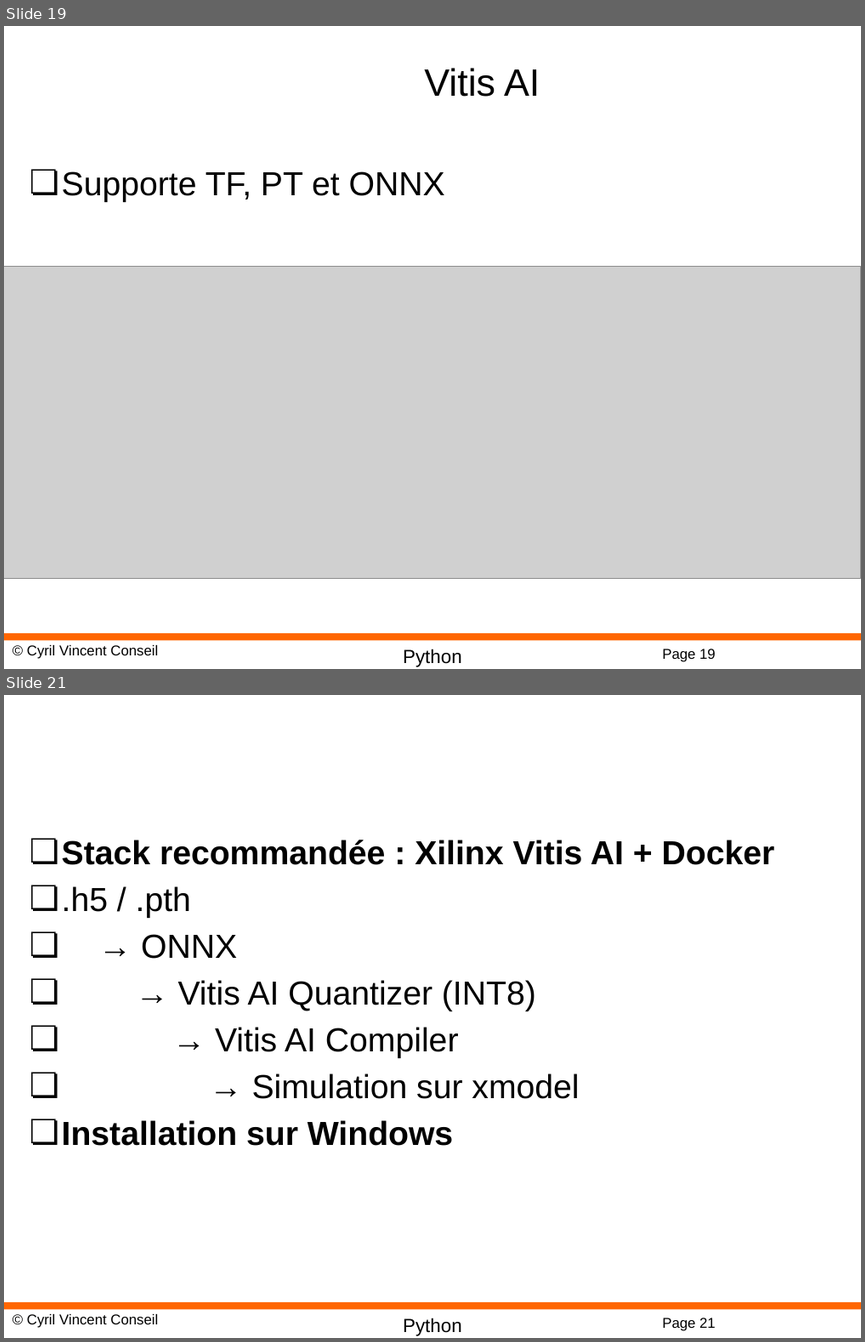
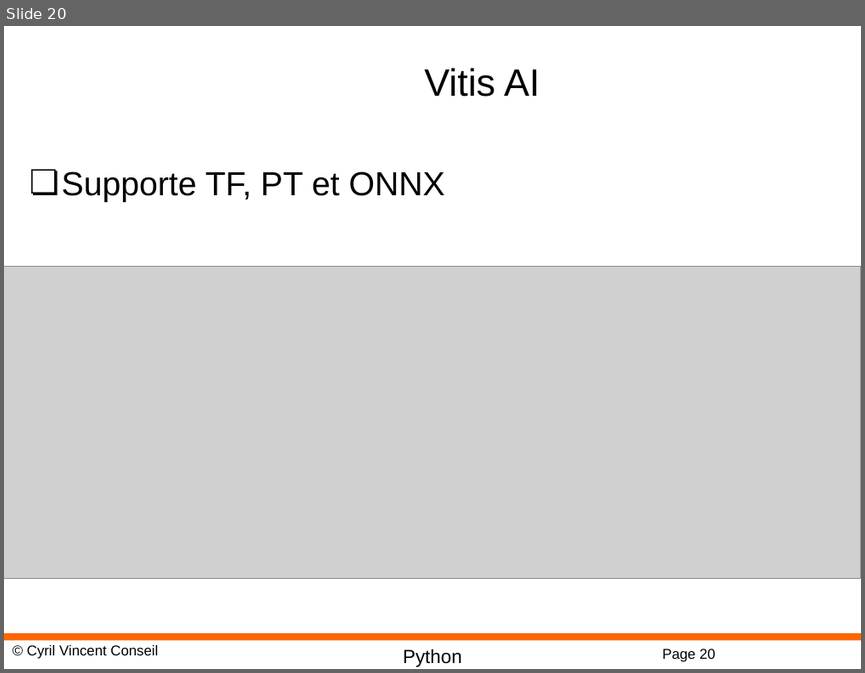
Before and after one commit to cyrilvincent/iot-ai, a slide deck: ppt/IoTAI31-FPGA.pptx. Shown one above the other, each under a label of ours: slides 19 and 21 before the commit, slide 20 after it; the slides between them are not shown. The pictures are 865x1342 and 865x673 pixels, drawn with LibreOffice and Linux fonts; fonts in the diff are those of the drawing; grey boxes stand for pictures; background and template pictures are left out. Boxes give left, top, right and bottom in pixels: in the first picture for what was removed or moved away, otherwise in the second. Text is boxed around its words. In the diff, an @@ line names an element or a change of style, - is before the commit and + after.

Commit message:
vitis

```diff
--- a/ppt/IoTAI31-FPGA.pptx
+++ b/ppt/IoTAI31-FPGA.pptx
@@ slide 21 removed at box(4, 695, 861, 1338), background #FFFFFF; not listed: 4 template elements that a slide beside it also shows @@
@@ text removed at box(62, 839, 775, 1145) @@
-❏ Stack recommandée : Xilinx Vitis AI + Docker
-❏ .h5 / .pth
-❏ → ONNX
-❏ → Vitis AI Quantizer (INT8)
-❏ → Vitis AI Compiler
-❏ → Simulation sur xmodel
-❏ Installation sur Windows
@@ what was slide 19 is now slide 20 @@
@@ page number at box(662, 648, 715, 662): text changed @@
-Page 19
+Page 20
```
Also in this commit, not shown: 1 slide changed, 1 slide added, 3 other slides removed, 2 other files.
